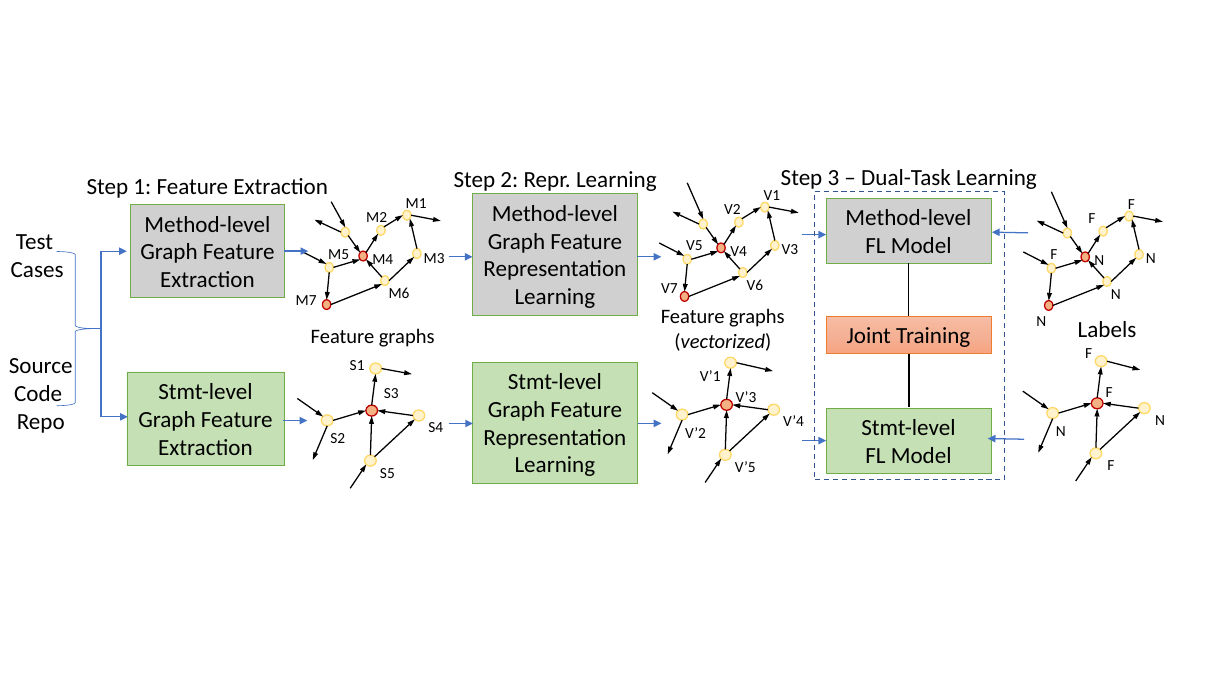
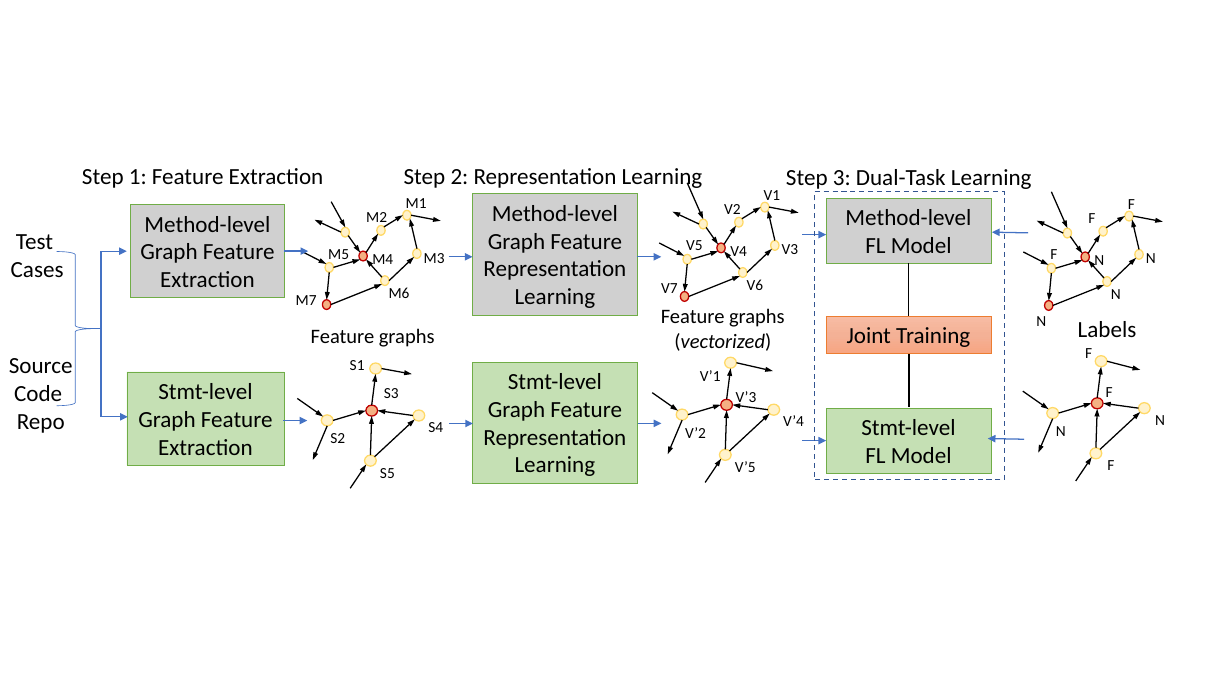
Before and after one commit to tien-n-nguyen/fixlocator, a slide deck: slide 19 of Figures.pptx. Drawn at 1232x693 pixels with LibreOffice and Linux fonts; fonts in the diff are those of the drawing; grey boxes stand for pictures. Boxes give left, top, right and bottom in pixels: in the first picture for what was removed or moved away, otherwise in the second. Text is boxed around its words. In the diff, an @@ line names an element or a change of style, - is before the commit and + after.

```diff
--- a/Figures.pptx
+++ b/Figures.pptx
@@ text "Step 1: Feature Extraction": place and size @@
-text "Step 1: Feature Extraction" at <box>87,178,328,198</box>
+text "Step 1: Feature Extraction" at <box>82,168,324,188</box>
@@ text at <box>404,168,703,191</box>: text changed @@
-Step 2: Repr. Learning
+Step 2: Representation Learning
@@ text at <box>786,169,1032,189</box>: text changed @@
-Step 3 – Dual-Task Learning
+Step 3: Dual-Task Learning
```
Also in this commit, not shown: 2 other files.
